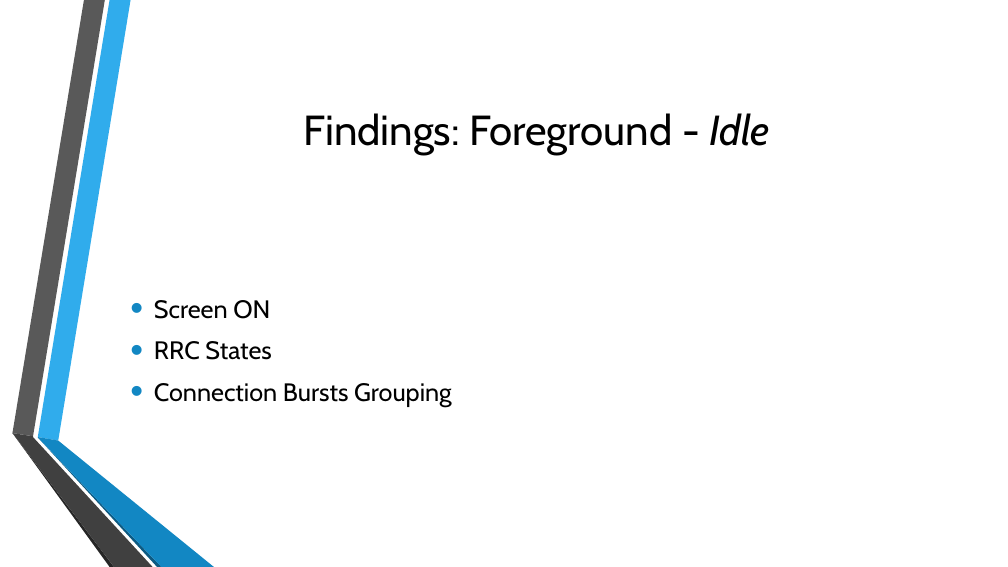
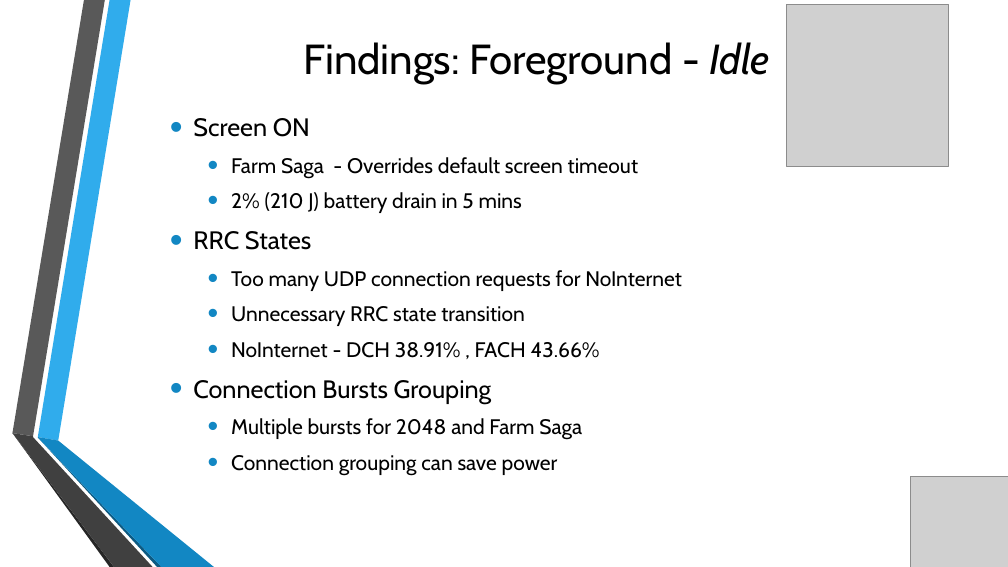
Before and after one commit to milindhg/Hunger_Games-Android_Games_Analysis, a slide deck: slide 20 of Final Report/Android Games Analysis Final Presentation1.pptx (slide 19 before the commit). Drawn at 1008x567 pixels with LibreOffice and Linux fonts; fonts in the diff are those of the drawing; grey boxes stand for pictures; background and template pictures are left out. Boxes give left, top, right and bottom in pixels: in the first picture for what was removed or moved away, otherwise in the second. Text is boxed around its words. In the diff, an @@ line names an element or a change of style, - is before the commit and + after.

```diff
--- a/Final Report/Android Games Analysis Final Presentation1.pptx
+++ b/Final Report/Android Games Analysis Final Presentation1.pptx
@@ title "Findings: Foreground - Idle": place and size @@
-title "Findings: Foreground - Idle" at <box>304,113,770,155</box>
+title "Findings: Foreground - Idle" at <box>304,42,770,84</box>
@@ picture added at <box>787,4,949,166</box> @@
@@ text "Screen ON": place and size @@
-text "Screen ON" at <box>154,300,452,407</box>
+text "Screen ON" at <box>193,118,682,476</box>
@@ text at <box>231,157,638,213</box>: paragraphs added @@
+  • Farm Saga - Overrides default screen timeout
+  • 2% (210 J) battery drain in 5 mins
@@ text at <box>231,270,682,358</box>: paragraphs added @@
+  • Too many UDP connection requests for NoInternet
+  • Unnecessary RRC state transition
+  • NoInternet - DCH 38.91% , FACH 43.66%
@@ text at <box>231,418,582,476</box>: paragraphs added @@
+  • Multiple bursts for 2048 and Farm Saga
+  • Connection grouping can save power
@@ picture added at <box>910,477,1008,567</box> @@
```
Also in this commit, not shown: 25 other slides changed, 4 slides added, 3 slides removed, 1 other file.
